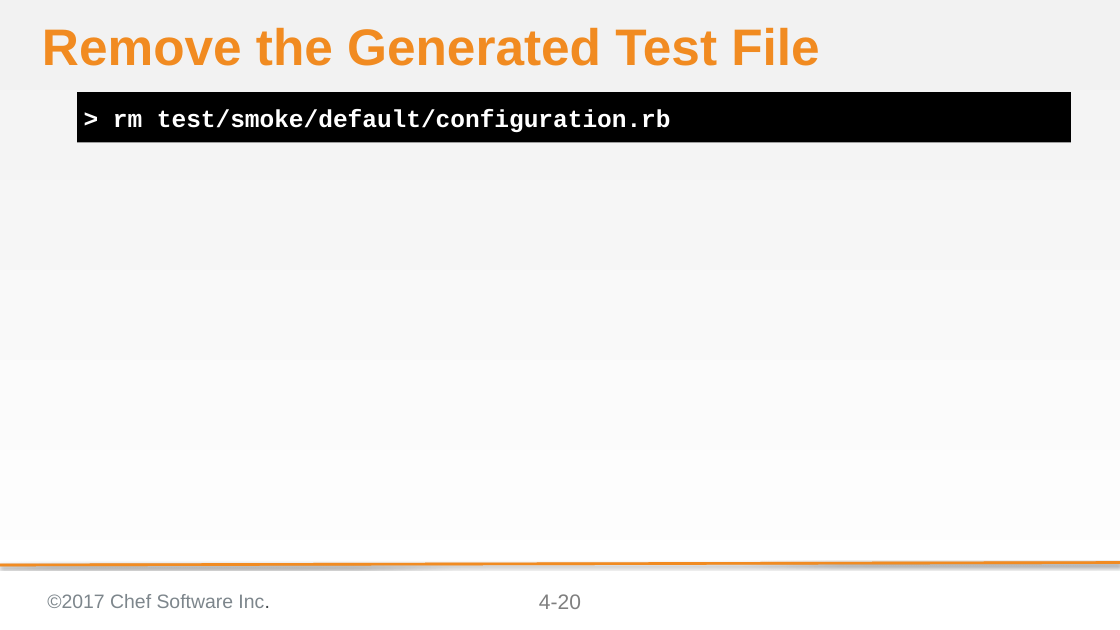
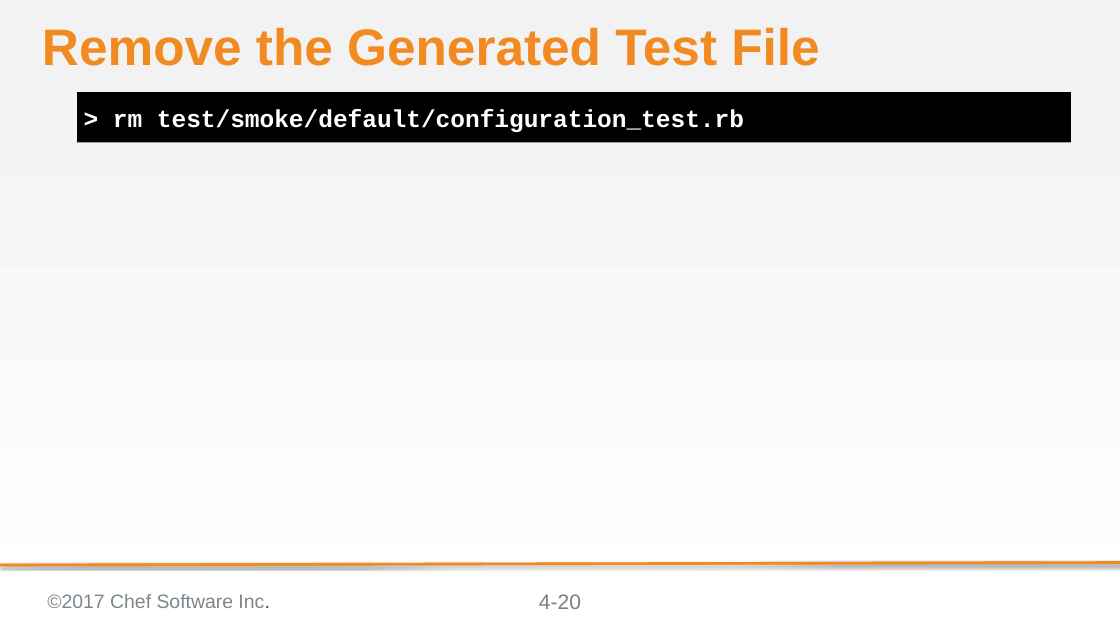
Before and after one commit to ericheiser/chef-intermediate, a slide deck: slide 20 of 04-refactoring_cookbooks_with_tests.pptx. Drawn at 1120x630 pixels with LibreOffice and Linux fonts; fonts in the diff are those of the drawing; background and template pictures are left out. Boxes give left, top, right and bottom in pixels: in the first picture for what was removed or moved away, otherwise in the second. Text is boxed around its words. In the diff, an @@ line names an element or a change of style, - is before the commit and + after.

Commit message:
added link 4.5, changed centos 6.7 to 6.9, corrected test file names to include _test.rb

```diff
--- a/04-refactoring_cookbooks_with_tests.pptx
+++ b/04-refactoring_cookbooks_with_tests.pptx
@@ text at bbox=[113, 109, 744, 133]: text changed @@
-> rm test/smoke/default/configuration.rb
+> rm test/smoke/default/configuration_test.rb
```
Also in this commit, not shown: 10 other slides changed.
